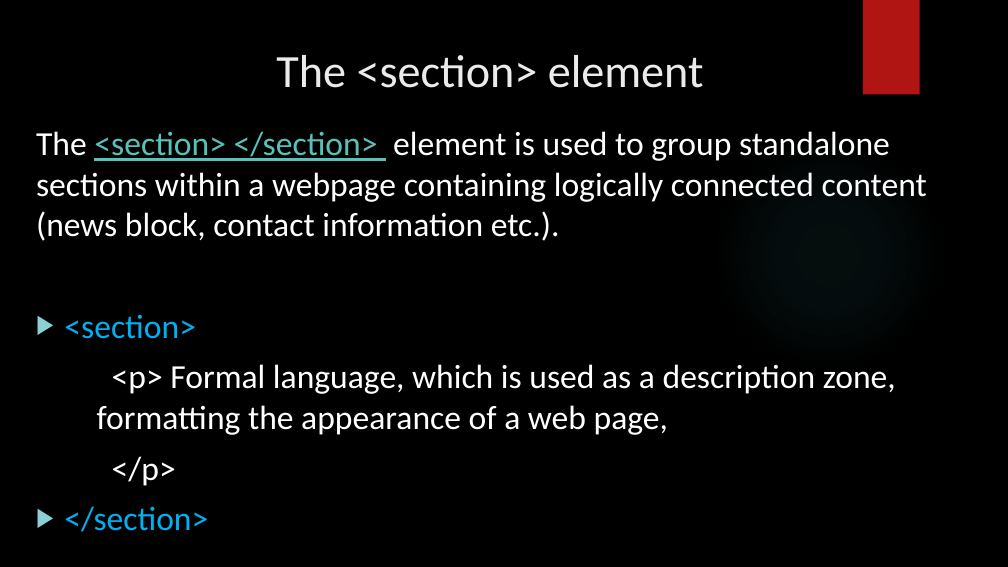
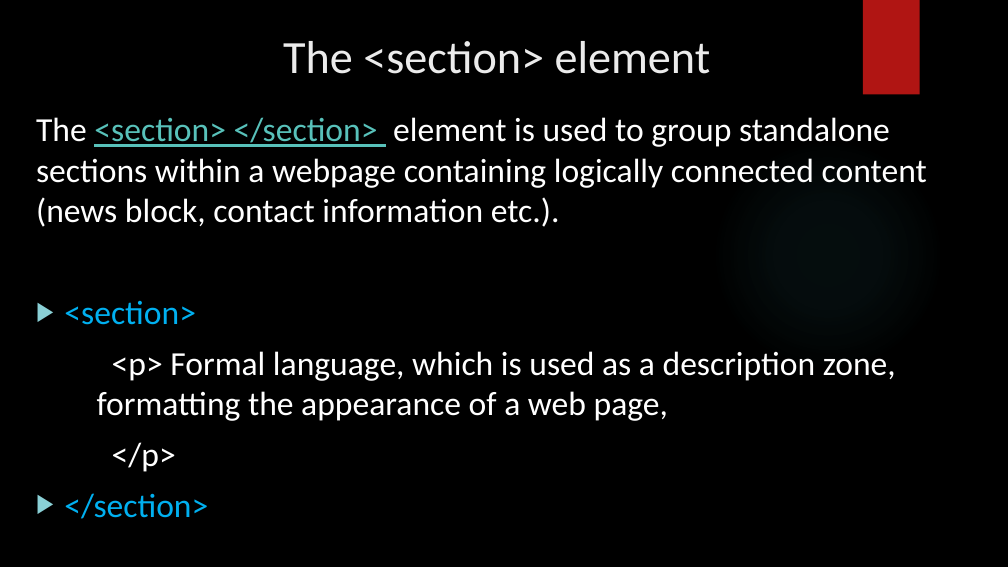
Before and after one commit to Code-Preach/Lectures, a slide deck: slide 29 of HTML/HTML.pptx. Drawn at 1008x567 pixels with LibreOffice and Linux fonts; fonts in the diff are those of the drawing; background and template pictures are left out. Boxes give left, top, right and bottom in pixels: in the first picture for what was removed or moved away, otherwise in the second. Text is boxed around its words. In the diff, an @@ line names an element or a change of style, - is before the commit and + after.

```diff
--- a/HTML/HTML.pptx
+++ b/HTML/HTML.pptx
@@ title "The <section> element": place and size @@
-title "The <section> element" at [276,55,704,88]
+title "The <section> element" at [283,41,711,74]
@@ text "The <section> </section> element is ...": place and size @@
-text "The <section> </section> element is ..." at [36,131,927,532]
+text "The <section> </section> element is ..." at [36,117,927,519]
```
Also in this commit, not shown: 3 other slides changed, 2 slides added, 2 slides removed, 18 other files.
